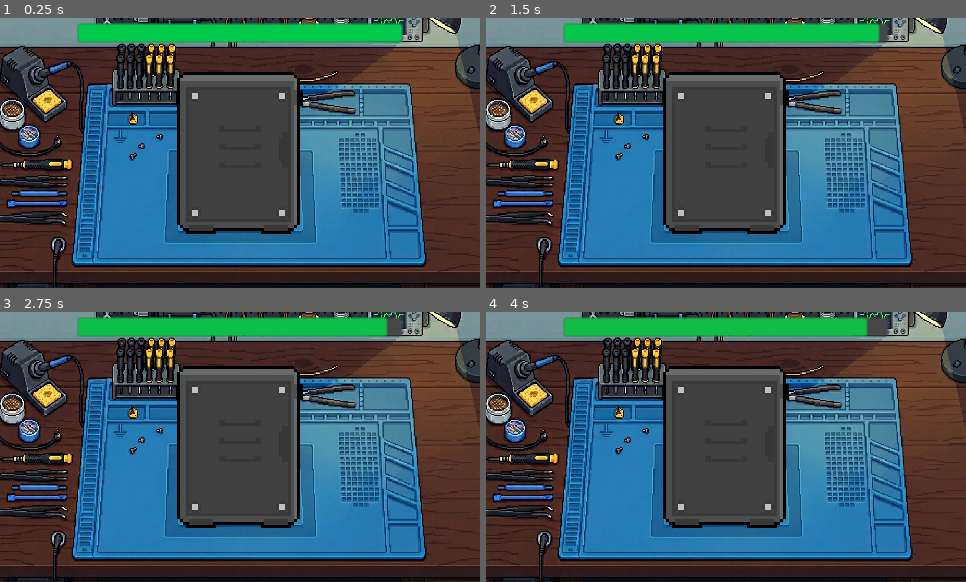
Above: before the commit, frames 1-4 (two rows, left to right).
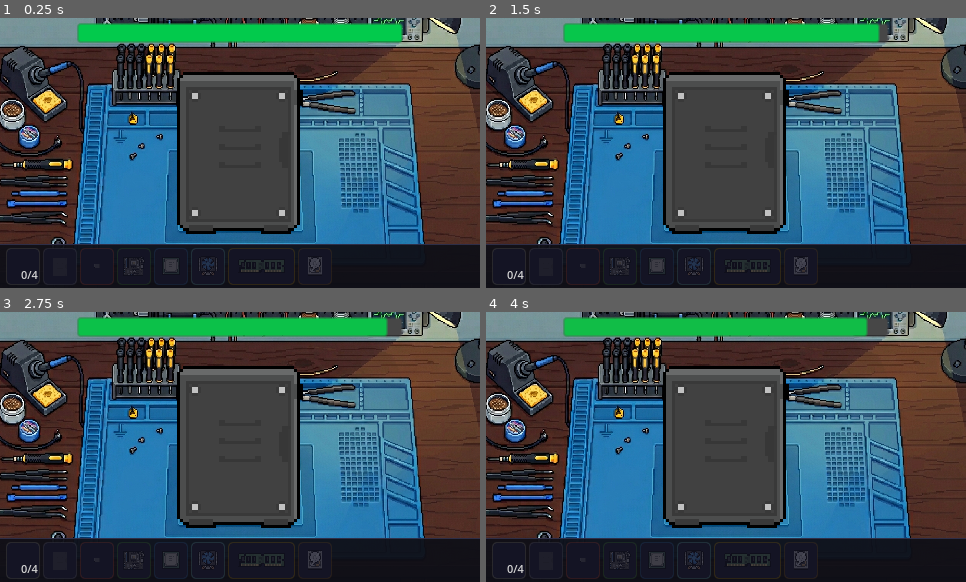
Above: after the commit, the same moments.

Repository: Raikosuu/Full-Tech-Panic_Public
Game: Godot game, scene res://scenes/minigame2_disassembly.tscn
Same seed, same stepped clock (60 frames per second), same inputs: the game is played once before the commit and once after it. This scene is started directly instead of the project's main scene.
Inputs (mouse positions are in pixels of both pictures, inside the frame that each line leads up to):
- Up to frame 1 (0.25 s): no input
- Up to frame 2 (1.5 s): tap Enter at 0.5 s; move the mouse to (831, 139) at 0.52 s; hold D (move_right) 0.53-1.25 s; hold E (interact) 0.53-1.25 s; click (831, 139) at 0.67 s; tap Space at 1.25 s; drag from (630, 166) to (726, 147) at 1.27 s
- Up to frame 3 (2.75 s): tap Enter at 2 s; move the mouse to (288, 387) at 2.02 s; hold D (move_right) from 2.03 s (still down); hold E (interact) from 2.03 s (still down); click (288, 387) at 2.17 s
- Up to frame 4 (4 s): release D (move_right) at 2.75 s; release E (interact) at 2.75 s; tap Space at 2.75 s; drag from (702, 501) to (745, 401) at 2.77 s; tap Enter at 3.5 s; move the mouse to (870, 487) at 3.52 s; hold A (move_left) from 3.53 s (still down); hold E (interact) from 3.53 s (still down); click (870, 487) at 3.67 s

The runs differ from the first frame. In frame 1, 14% of the frame differs, in the area x 0-100%, y 83-100%; in frame 2, 14%; in frame 3, 14%; in frame 4, 14%.

Commit message:
hotbar implementation on disassembly

Diff:
--- /dev/null
+++ b/scenes/disassembly_hotbar.tscn
@@ -0,0 +1,49 @@
+[gd_scene format=3 uid="uid://b4822qegotx2m"]
+
+[ext_resource type="Script" uid="uid://bsk1qso1w1gqw" path="res://scripts/disassembly_hotbar.gd" id="1_10u8m"]
+[ext_resource type="PackedScene" uid="uid://ccxttvxg0gs8" path="res://scenes/screws.tscn" id="2_7kbdg"]
+[ext_resource type="PackedScene" uid="uid://bcg8ruhd4vc5n" path="res://scenes/su_panel.tscn" id="3_cwbsf"]
+[ext_resource type="PackedScene" uid="uid://duno78x0srmi8" path="res://scenes/su_battery.tscn" id="4_5cox1"]
+[ext_resource type="PackedScene" uid="uid://hqijequt6jg7" path="res://scenes/mo_bo.tscn" id="5_aeacb"]
+[ext_resource type="PackedScene" uid="uid://t6monse15254" path="res://scenes/cpu.tscn" id="6_qdtgg"]
+[ext_resource type="PackedScene" uid="uid://dsrqfd5w0e2j4" path="res://scenes/cooling_fan.tscn" id="7_ocnhh"]
+[ext_resource type="PackedScene" uid="uid://pgpcgeywpbc5" path="res://scenes/ram_module.tscn" id="8_wyvwe"]
+[ext_resource type="PackedScene" uid="uid://cou02t2vy1mu2" path="res://scenes/hdd.tscn" id="9_4ljx5"]
+
+[sub_resource type="StyleBoxFlat" id="StyleBoxFlat_panel"]
+bg_color = Color(0.06, 0.06, 0.09, 0.95)
+border_width_top = 1
+border_color = Color(0.18, 0.18, 0.28, 1)
+
+[node name="DisassemblyHotbar" type="CanvasLayer" unique_id=1573472408]
+layer = 10
+script = ExtResource("1_10u8m")
+part_types = Array[String](["SCREW", "PANEL", "BATTERY", "MOBO", "CPU", "CFAN", "RAM", "HDD"])
+part_labels = Array[String](["Screws", "Panel", "PSU", "Motherboard", "CPU", "Cooling Fan", "RAM", "HDD"])
+part_scenes = Array[PackedScene]([ExtResource("2_7kbdg"), ExtResource("3_cwbsf"), ExtResource("4_5cox1"), ExtResource("5_aeacb"), ExtResource("6_qdtgg"), ExtResource("7_ocnhh"), ExtResource("8_wyvwe"), ExtResource("9_4ljx5")])
+
+[node name="Panel" type="PanelContainer" parent="." unique_id=151350601]
+anchors_preset = 12
+anchor_top = 1.0
+anchor_right = 1.0
+anchor_bottom = 1.0
+offset_top = -44.0
+grow_vertical = 0
+theme_override_styles/panel = SubResource("StyleBoxFlat_panel")
+
+[node name="MarginContainer" type="MarginContainer" parent="Panel" unique_id=1897704918]
+layout_mode = 2
+theme_override_constants/margin_left = 6
+theme_override_constants/margin_top = 3
+theme_override_constants/margin_right = 6
+theme_override_constants/margin_bottom = 3
+
+[node name="HBoxContainer" type="HBoxContainer" parent="Panel/MarginContainer" unique_id=487787450]
+layout_mode = 2
+theme_override_constants/separation = 4
+alignment = 1
+
+[node name="Slots" type="HBoxContainer" parent="Panel/MarginContainer/HBoxContainer" unique_id=580012013]
+layout_mode = 2
+size_flags_horizontal = 3
+theme_override_constants/separation = 3
--- a/scenes/minigame2_disassembly.tscn
+++ b/scenes/minigame2_disassembly.tscn
@@ -16,6 +16,7 @@
 [ext_resource type="PackedScene" uid="uid://bcg8ruhd4vc5n" path="res://scenes/su_panel.tscn" id="14_dis"]
 [ext_resource type="PackedScene" uid="uid://ccxttvxg0gs8" path="res://scenes/screws.tscn" id="15_dis"]
 [ext_resource type="PackedScene" uid="uid://cgu8yawlh8ece" path="res://scenes/patience_bar.tscn" id="16_dis"]
+[ext_resource type="PackedScene" uid="uid://b4822qegotx2m" path="res://scenes/disassembly_hotbar.tscn" id="16_if6my"]
 
 [sub_resource type="SegmentShape2D" id="SegmentShape2D_l"]
 a = Vector2(-81, -44)
@@ -164,6 +165,8 @@
 position = Vector2(235, 124)
 shape = SubResource("SegmentShape2D_t")
 
+[node name="DisassemblyHotbar" parent="." unique_id=1573472408 instance=ExtResource("16_if6my")]
+
 [node name="MinigameTimerBar" parent="." unique_id=1422236467 instance=ExtResource("16_dis")]
 offset_left = 181.0
 offset_top = 83.0
--- /dev/null
+++ b/scripts/disassembly_hotbar.gd
@@ -0,0 +1,193 @@
+# disassembly_hotbar.gd
+# A "collection bar" for disassembly — slots start empty and fill
+# as parts are removed from the PC. Read-only; no dragging out.
+extends CanvasLayer
+
+@export var part_types:  Array[String] = []
+@export var part_labels: Array[String] = []
+@export var part_scenes: Array[PackedScene] = []
+
+const SLOT_HEIGHT : int = 36
+const ICON_HEIGHT : int = 26
+const BADGE_SIZE  : int = 11
+
+const TYPE_COLORS: Dictionary = {
+	"MOBO":    Color(0.40, 0.70, 0.40),
+	"CPU":     Color(0.30, 0.55, 0.90),
+	"CFAN":    Color(0.55, 0.85, 0.95),
+	"RAM":     Color(0.90, 0.70, 0.20),
+	"HDD":     Color(0.70, 0.50, 0.30),
+	"BATTERY": Color(0.90, 0.40, 0.40),
+	"PANEL":   Color(0.60, 0.60, 0.75),
+	"SCREW":   Color(0.75, 0.75, 0.75),
+	"GPU":     Color(0.80, 0.35, 0.80),
+}
+
+var _slot_panels:  Array[PanelContainer] = []
+var _check_labels: Array[Label]          = []
+var _collected:    Array[bool]           = []
+var _screw_total:  int = 0
+var _screw_count:  int = 0
+
+@onready var _slot_container: HBoxContainer = $Panel/MarginContainer/HBoxContainer/Slots
+
+func _ready() -> void:
+	_validate_exports()
+	_build_slots()
+
+func _validate_exports() -> void:
+	var n := part_types.size()
+	while part_labels.size() < n: part_labels.append(part_types[part_labels.size()])
+	while part_scenes.size() < n: part_scenes.append(null)
+
+func _build_slots() -> void:
+	for child in _slot_container.get_children():
+		child.queue_free()
+	_slot_panels.clear()
+	_check_labels.clear()
+	_collected.clear()
+
+	for i in part_types.size():
+		_collected.append(false)
+		var ptype   := part_types[i]
+		var acc_col = TYPE_COLORS.get(ptype, Color(0.35, 0.35, 0.35))
+
+		var icon_size := _icon_display_size(i, ptype == "RAM")
+		var slot_w    := int(icon_size.x) + 8
+
+		# ── Slot panel ──────────────────────────────────────────────────────
+		var slot := PanelContainer.new()
+		slot.custom_minimum_size   = Vector2(slot_w, SLOT_HEIGHT)
+		slot.size_flags_horizontal = Control.SIZE_SHRINK_CENTER
+		slot.mouse_filter          = Control.MOUSE_FILTER_IGNORE
+		slot.tooltip_text          = part_labels[i]
+
+		var slot_bg := StyleBoxFlat.new()
+		slot_bg.bg_color     = Color(0.08, 0.08, 0.14, 1.0)
+		slot_bg.border_color = acc_col * 0.4        # dim — not yet collected
+		slot_bg.set_border_width_all(1)
+		slot_bg.set_corner_radius_all(4)
+		slot_bg.set_content_margin_all(2)
+		slot.add_theme_stylebox_override("panel", slot_bg)
+		_slot_container.add_child(slot)
+		_slot_panels.append(slot)
+
+		# ── Icon ────────────────────────────────────────────────────────────
+		var center := CenterContainer.new()
+		center.size_flags_horizontal = Control.SIZE_EXPAND_FILL
+		center.size_flags_vertical   = Control.SIZE_EXPAND_FILL
+		center.mouse_filter          = Control.MOUSE_FILTER_IGNORE
+		slot.add_child(center)
+
+		var icon := TextureRect.new()
+		icon.name                = "Icon"
+		icon.expand_mode         = TextureRect.EXPAND_IGNORE_SIZE
+		icon.stretch_mode        = TextureRect.STRETCH_KEEP_ASPECT_CENTERED
+		icon.custom_minimum_size = icon_size
+		icon.mouse_filter        = Control.MOUSE_FILTER_IGNORE
+		icon.modulate.a          = 0.25             # greyed — not collected
+		center.add_child(icon)
+		_set_icon_texture(icon, i)
+
+		# ── Checkmark badge ─────────────────────────────────────────────────
+		var overlay := Control.new()
+		overlay.mouse_filter = Control.MOUSE_FILTER_IGNORE
+		overlay.set_anchors_and_offsets_preset(Control.PRESET_FULL_RECT)
+		slot.add_child(overlay)
+
+		var check := Label.new()
+		check.mouse_filter         = Control.MOUSE_FILTER_IGNORE
+		check.set_anchors_and_offsets_preset(Control.PRESET_BOTTOM_RIGHT)
+		check.grow_horizontal      = Control.GROW_DIRECTION_BEGIN
+		check.grow_vertical        = Control.GROW_DIRECTION_BEGIN
+		check.horizontal_alignment = HORIZONTAL_ALIGNMENT_RIGHT
+		check.vertical_alignment   = VERTICAL_ALIGNMENT_BOTTOM
+		check.add_theme_font_size_override("font_size", BADGE_SIZE)
+		check.add_theme_color_override("font_color", acc_col.lightened(0.3))
+		check.text                 = ""             # filled on collect
+		overlay.add_child(check)
+		_check_labels.append(check)
+
+# ── Called by the minigame when a part is removed ─────────────────────────
+func collect(part_type: String) -> void:
+	if part_type == "SCREW":
+		_screw_count += 1
+		_refresh_screw_badge()
+		return
+	for i in part_types.size():
+		if part_types[i] == part_type and not _collected[i]:
+			_collected[i] = true
+			_refresh_slot(i)
+			return
+
+func set_screw_total(total: int) -> void:
+	_screw_total = total
+	_refresh_screw_badge()
+
+# ── Internal refresh ──────────────────────────────────────────────────────
+func _refresh_slot(i: int) -> void:
+	var ptype   := part_types[i]
+	var acc_col = TYPE_COLORS.get(ptype, Color(0.35, 0.35, 0.35))
+	var done    := _collected[i]
+
+	var sc := _slot_panels[i].get_theme_stylebox("panel") as StyleBoxFlat
+	if sc:
+		sc.bg_color     = Color(0.05, 0.12, 0.07, 1.0) if done else Color(0.08, 0.08, 0.14, 1.0)
+		sc.border_color = acc_col * (1.0 if done else 0.4)
+
+	var icon := _slot_panels[i].get_node_or_null("CenterContainer/Icon") as TextureRect
+	if icon:
+		icon.modulate.a = 1.0 if done else 0.25
+
+	_check_labels[i].text = "✓" if done else ""
+
+func _refresh_screw_badge() -> void:
+	# Find the SCREW slot index
+	for i in part_types.size():
+		if part_types[i] == "SCREW":
+			var done := (_screw_count >= _screw_total and _screw_total > 0)
+			var sc   := _slot_panels[i].get_theme_stylebox("panel") as StyleBoxFlat
+			var acc  = TYPE_COLORS.get("SCREW", Color(0.75, 0.75, 0.75))
+			if sc:
+				sc.bg_color     = Color(0.05, 0.12, 0.07, 1.0) if done else Color(0.08, 0.08, 0.14, 1.0)
+				sc.border_color = acc * (1.0 if done else 0.4)
+			var icon := _slot_panels[i].get_node_or_null("CenterContainer/Icon") as TextureRect
+			if icon:
+				icon.modulate.a = 1.0 if done else 0.25
+			_check_labels[i].text = "%d/%d" % [_screw_count, _screw_total]
+			return
+
+# ── Icon helpers (mirrors hotbar_ui.gd logic) ─────────────────────────────
+func _icon_display_size(i: int, use_aspect: bool = false) -> Vector2:
+	if not use_aspect:
+		return Vector2(ICON_HEIGHT, ICON_HEIGHT)
+	var packed: PackedScene = part_scenes[i]
+	if not packed:
+		return Vector2(ICON_HEIGHT, ICON_HEIGHT)
+	var tmp    := packed.instantiate()
+	var sprite := _find_sprite(tmp)
+	var result := Vector2(ICON_HEIGHT, ICON_HEIGHT)
+	if sprite and sprite.texture:
+		var tex := sprite.texture.get_size()
+		var w   := roundf(float(ICON_HEIGHT) * tex.x / maxf(tex.y, 1.0))
+		result   = Vector2(w, ICON_HEIGHT)
+	tmp.free()
+	return result
+
+func _set_icon_texture(icon: TextureRect, i: int) -> void:
+	var packed: PackedScene = part_scenes[i]
+	if not packed:
+		return
+	var tmp    := packed.instantiate()
+	var sprite := _find_sprite(tmp)
+	if sprite and sprite.texture:
+		icon.texture  = sprite.texture
+		icon.flip_h   = sprite.flip_h
+		icon.modulate = Color(1, 1, 1, icon.modulate.a)
+	tmp.free()
+
+func _find_sprite(node: Node) -> Sprite2D:
+	for child in node.get_children():
+		if child is Sprite2D:
+			return child
+	return null
--- a/scripts/minigame_2_disassembly.gd
+++ b/scripts/minigame_2_disassembly.gd
@@ -3,14 +3,17 @@
 const REQUIRED_REMOVALS: Array[String] = ["PANEL", "CPU", "CFAN", "RAM", "HDD", "BATTERY", "MOBO"]
 const REQUIRED_SCREWS: int = 4
 
-var _removed_parts: Array[String] = []
+var _removed_parts:  Array[String] = []
 var _removed_screws: int = 0
+var _hotbar: Node = null
 
 func _on_minigame_ready() -> void:
+	_hotbar = get_node_or_null("DisassemblyHotbar")
+	if _hotbar and _hotbar.has_method("set_screw_total"):
+		_hotbar.set_screw_total(REQUIRED_SCREWS)
 	_pre_fill_all()
 	_connect_snap_zones(self)
 	child_entered_tree.connect(_on_child_entered_tree)
-
 func _pre_fill_all() -> void:
 	# ── Panel + screws ──────────────────────────────────────────────────────
 	var panel    := get_node_or_null("SU_panel")
@@ -108,6 +111,9 @@
 		if slot_type not in _removed_parts:
 			_removed_parts.append(slot_type)
 			print("Removed: %s  (%d / %d)" % [slot_type, _removed_parts.size(), REQUIRED_REMOVALS.size()])
+	if _hotbar and _hotbar.has_method("collect"):
+		_hotbar.collect(slot_type)
+
 	try_complete()
 
 func _check_completion() -> bool:
Not shown, added: scripts/disassembly_hotbar.gd.uid
